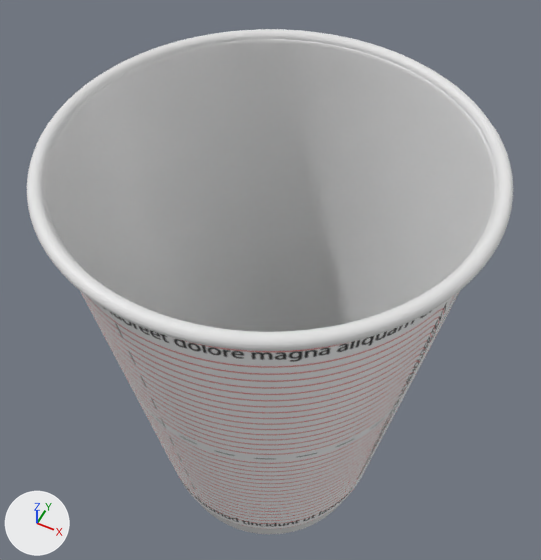
An edit to the Blender file UK Cups/3d/Blender Files/Double wall cups/12 oz final.blend, drawn before and after from the same camera.
Both versions are drawn from a 50 mm lens placed at (0.523, -1.044, 2.091), pointed at (-0.037, 0.077, 0.69). The lights are fixed; the arrows at lower left show +X, +Y and +Z.
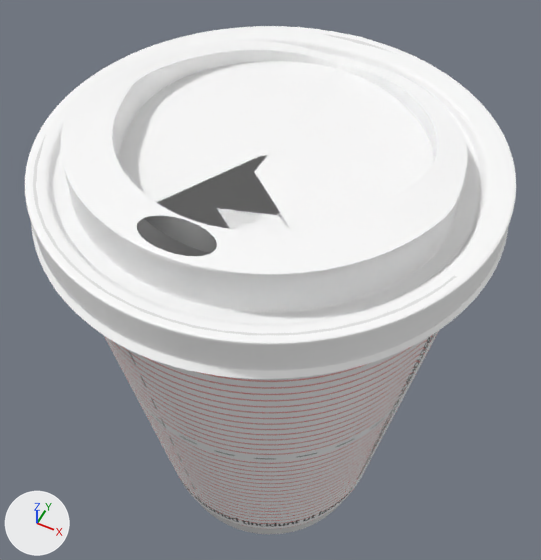
Location of each change, [x1, y1, x2, y2] in pixels of the pictures (541 x 560 px):
```json
{"object": "Lid", "change": "shown", "after": [25, 26, 516, 379]}
{"object": "Circle", "change": "unchanged, covered by the edit", "before": [43, 39, 497, 534], "after": [104, 218, 439, 534]}
{"object": "Torus.002", "change": "unchanged, covered by the edit", "before": [27, 29, 513, 351], "after": [33, 32, 457, 335]}
```

Scene script edits in JSON lines:
```json
{"op": "remove", "block": "ob_lid", "code": "ob_lid.hide_set(True)"}
```
